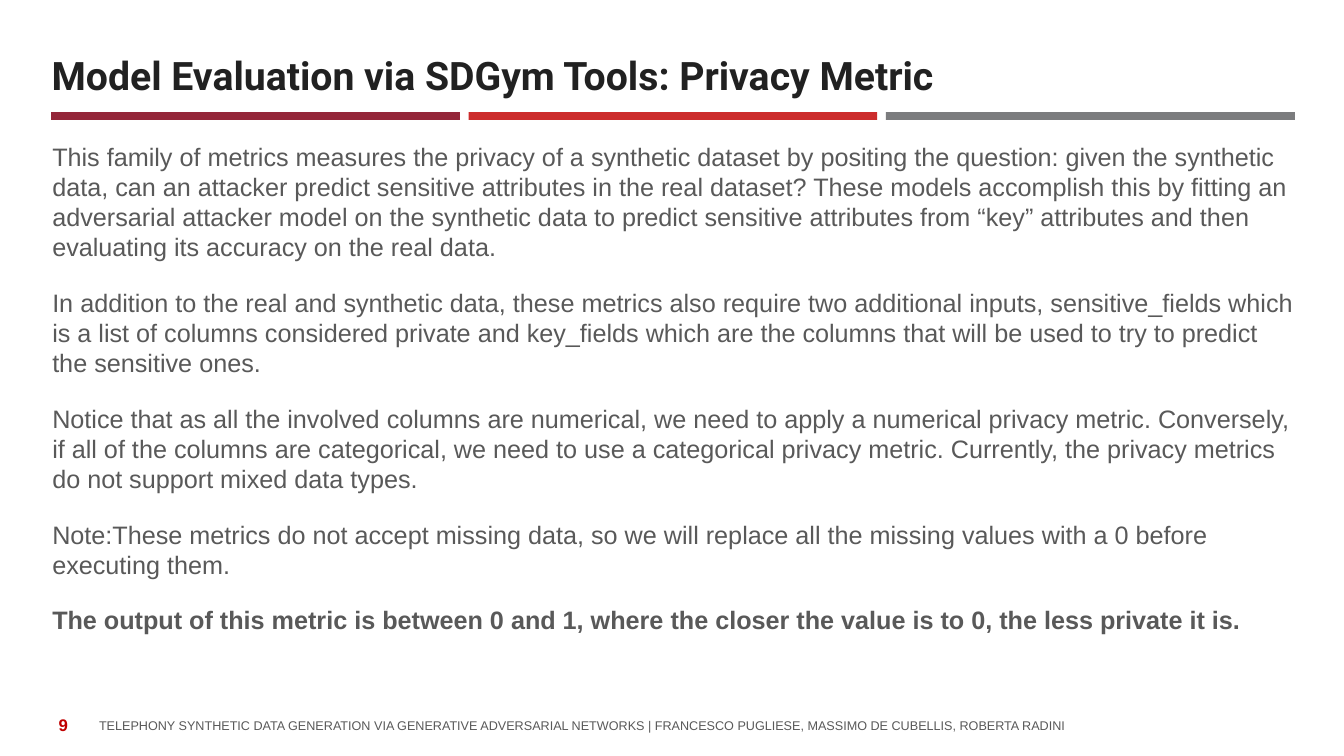
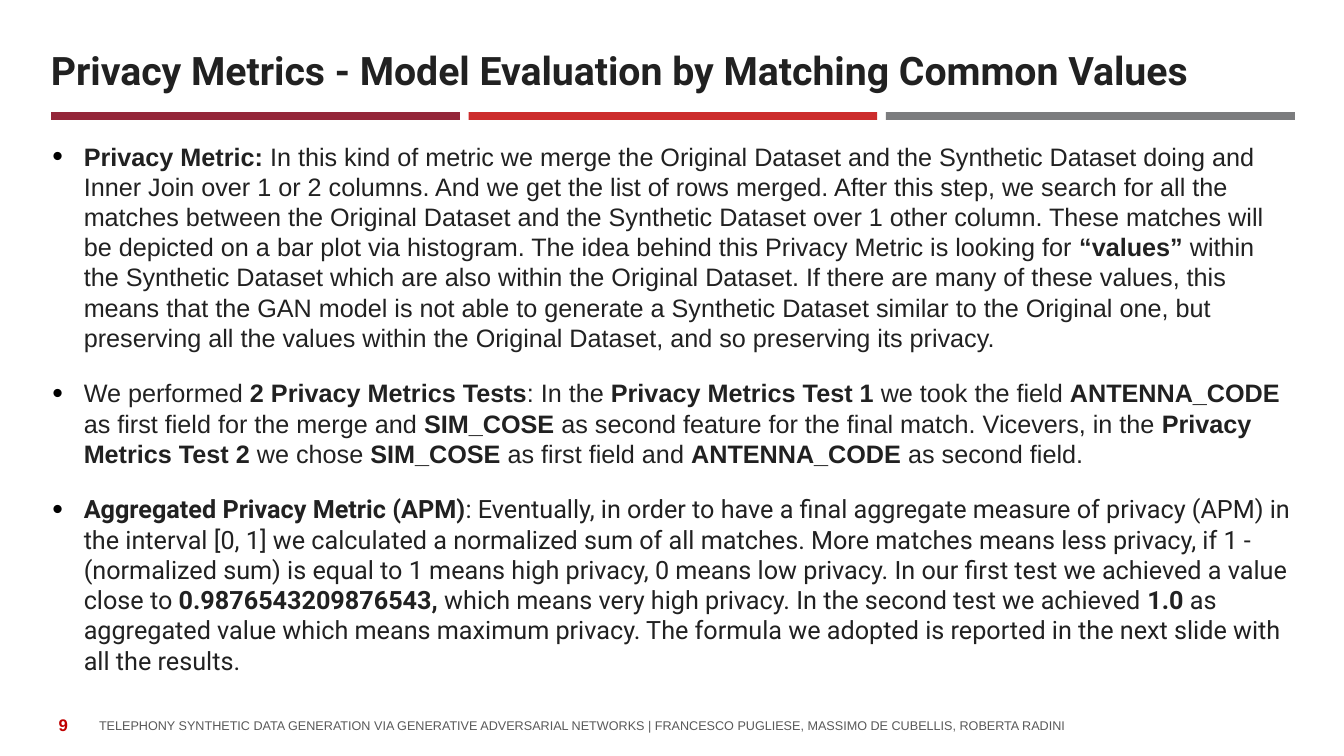
Before and after one commit to istat-methodology/Synthetic_Data, a slide deck: slide 9 of Presentations/Telephony Synthetic Data Generation via GANs.pptx. Drawn at 1344x756 pixels with LibreOffice and Linux fonts; fonts in the diff are those of the drawing; background and template pictures are left out. Boxes give left, top, right and bottom in pixels: in the first picture for what was removed or moved away, otherwise in the second. Text is boxed around its words. In the diff, an @@ line names an element or a change of style, - is before the commit and + after.

```diff
--- a/Presentations/Telephony Synthetic Data Generation via GANs.pptx
+++ b/Presentations/Telephony Synthetic Data Generation via GANs.pptx
@@ title at <box>51,55,1187,94</box>: text changed @@
-Model Evaluation via SDGym Tools: Privacy Metric
+Privacy Metrics - Model Evaluation by Matching Common Values
@@ text at <box>84,147,1290,671</box>: text changed; text colour #595959 to #212121 @@
-This family of metrics measures the privacy of a synthetic dataset by positing the question: given the synthetic data, can an attacker predict sensitive attributes in the real dataset? These models accomplish this by fitting an adversarial attacker model on the synthetic data to predict sensitive attributes from “key” attributes and then evaluating its accuracy on the real data.
-In addition to the real and synthetic data, these metrics also require two additional inputs, sensitive_fields which is a list of columns considered private and key_fields which are the columns that will be used to try to predict the sensitive ones.
-Notice that as all the involved columns are numerical, we need to apply a numerical privacy metric. Conversely, if all of the columns are categorical, we need to use a categorical privacy metric. Currently, the privacy metrics do not support mixed data types.
-Note:These metrics do not accept missing data, so we will replace all the missing values with a 0 before executing them.
-The output of this metric is between 0 and 1, where the closer the value is to 0, the less private it is.
+• Privacy Metric: In this kind of metric we merge the Original Dataset and the Synthetic Dataset doing and Inner Join over 1 or 2 columns. And we get the list of rows merged. After this step, we search for all the matches between the Original Dataset and the Synthetic Dataset over 1 other column. These matches will be depicted on a bar plot via histogram. The idea behind this Privacy Metric is looking for “values” within the Synthetic Dataset which are also within the Original Dataset. If there are many of these values, this means that the GAN model is not able to generate a Synthetic Dataset similar to the Original one, but preserving all the values within the Original Dataset, and so preserving its privacy.
+• We performed 2 Privacy Metrics Tests: In the Privacy Metrics Test 1 we took the field ANTENNA_CODE as first field for the merge and SIM_COSE as second feature for the final match. Vicevers, in the Privacy Metrics Test 2 we chose SIM_COSE as first field and ANTENNA_CODE as second field.
+• Aggregated Privacy Metric (APM): Eventually, in order to have a final aggregate measure of privacy (APM) in the interval [0, 1] we calculated a normalized sum of all matches. More matches means less privacy, if 1 - (normalized sum) is equal to 1 means high privacy, 0 means low privacy. In our first test we achieved a value close to 0.9876543209876543, which means very high privacy. In the second test we achieved 1.0 as aggregated value which means maximum privacy. The formula we adopted is reported in the next slide with all the results.
```
Also in this commit, not shown: 6 other slides changed, 2 slides added, 1 slide removed, 1 other file.
